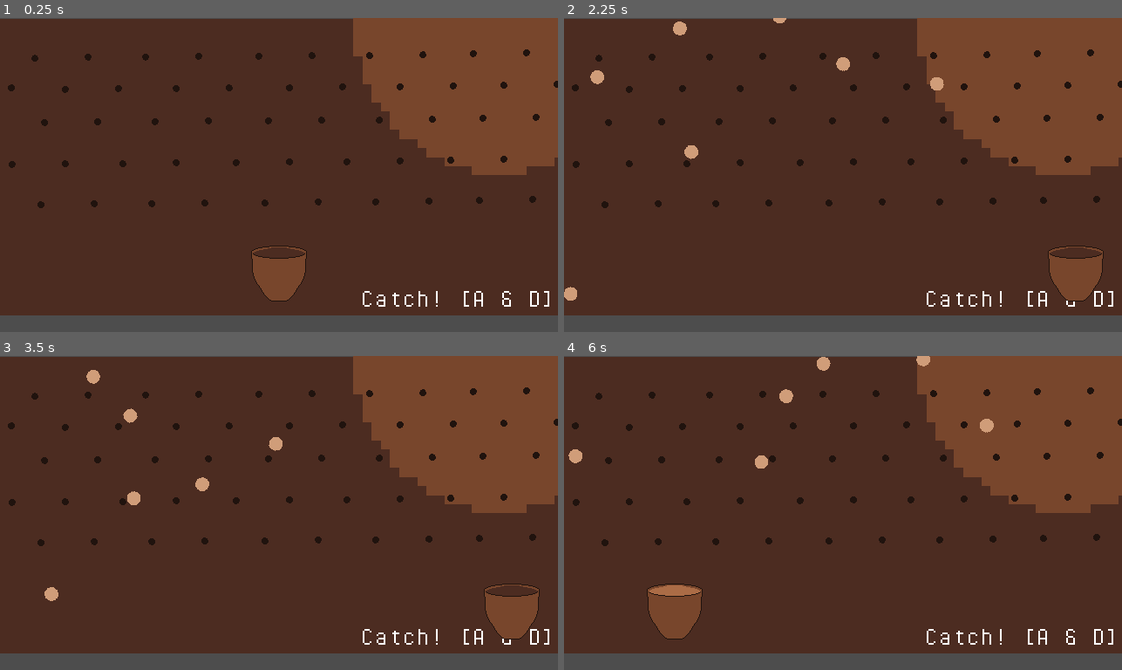
Above: before the commit, frames 1-4 (two rows, left to right).
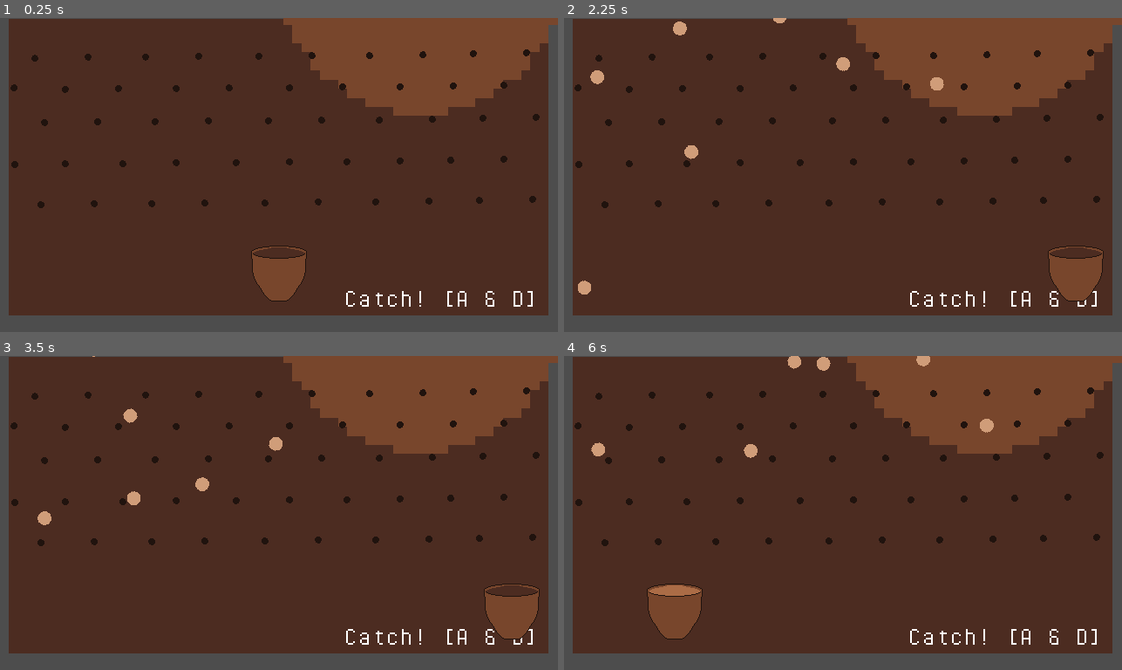
Above: after the commit, the same moments.

Repository: billbobphil/coffee-jam-2023
Game: Godot game, scene res://scenes/drip_coffee_mini_game.tscn
The game is run twice, just before and just after one commit, with the same random seed, the same clock (stepped at 60 frames per second) and the same inputs. This scene is started directly instead of the project's main scene.
Inputs (mouse positions are in pixels of both pictures, inside the frame that each line leads up to):
- Up to frame 1 (0.25 s): no input
- Up to frame 2 (2.25 s): tap Enter at 0.5 s; move the mouse to (965, 159) at 0.52 s; hold D (move_right) 0.53-1.28 s; tap Tab (change_camera) at 0.6 s; move the mouse to (731, 190) at 1.27 s; hold S (move_down) 1.28-2.03 s; tap Space (dash) at 1.35 s; move the mouse to (898, 105) at 2.02 s; hold D (move_right) from 2.03 s (still down); tap F (interact) at 2.1 s
- Up to frame 3 (3.5 s): move the mouse to (251, 575) at 2.77 s; release D (move_right) at 2.78 s; hold W (move_up) from 2.78 s (still down); tap Tab (change_camera) at 2.85 s
- Up to frame 4 (6 s): move the mouse to (1010, 560) at 3.52 s; release W (move_up) at 3.53 s; hold Space (dash) 3.53-4.28 s; hold A (move_left) 3.53-5.03 s; move the mouse to (675, 465) at 4.27 s; tap F (interact) at 4.35 s; move the mouse to (870, 513) at 5.02 s; hold S (move_down) 5.03-5.78 s; tap Tab (change_camera) at 5.1 s; move the mouse to (759, 434) at 5.77 s; hold D (move_right) from 5.78 s (still down); tap Space (dash) at 5.85 s

The runs differ from the first frame. In frame 1, 12% of the frame differs, in the area x 0-100%, y 0-95%; in frame 2, 12%; in frame 3, 12%; in frame 4, 12%.

Commit message:
Tweaks to walls of pachinko mini-game

Diff:
--- a/scenes/drip_coffee_mini_game.tscn
+++ b/scenes/drip_coffee_mini_game.tscn
@@ -20,6 +20,9 @@
 [sub_resource type="RectangleShape2D" id="RectangleShape2D_jfuiu"]
 size = Vector2(72, 639)
 
+[sub_resource type="RectangleShape2D" id="RectangleShape2D_2fj75"]
+size = Vector2(20, 351)
+
 [node name="DripCoffeeMiniGame" type="Node2D" node_paths=PackedStringArray("spawnPoints")]
 script = ExtResource("1_3gqi6")
 numberOfBallsRequired = 2
@@ -30,20 +33,20 @@
 
 [node name="Backdrop" type="Sprite2D" parent="."]
 modulate = Color(0.296875, 0.171875, 0.128906, 1)
-position = Vector2(320.5, 171)
-scale = Vector2(20.0313, 10.625)
+position = Vector2(319.5, 171)
+scale = Vector2(19.3437, 10.625)
 texture = ExtResource("2_i25f8")
 
 [node name="Backdrop2" type="Sprite2D" parent="."]
 modulate = Color(0.46875, 0.273438, 0.171875, 1)
-position = Vector2(573, 13)
+position = Vector2(482, -55)
 scale = Vector2(10.5, 10.4688)
 texture = ExtResource("2_144bq")
 
 [node name="Instructions" type="Label" parent="."]
-offset_left = 414.0
+offset_left = 395.0
 offset_top = 305.0
-offset_right = 638.0
+offset_right = 619.0
 offset_bottom = 340.0
 theme_override_fonts/font = ExtResource("6_5e2yp")
 theme_override_font_sizes/font_size = 32
@@ -131,11 +134,8 @@
 [node name="PachinkoNub9" parent="PachinkoThings/Row2" instance=ExtResource("1_w3hh1")]
 position = Vector2(543, 87)
 
-[node name="PachinkoNub10" parent="PachinkoThings/Row2" instance=ExtResource("1_w3hh1")]
-position = Vector2(604, 86)
-
 [node name="PachinkoNub11" parent="PachinkoThings/Row2" instance=ExtResource("1_w3hh1")]
-position = Vector2(-22, 90)
+position = Vector2(-19, 90)
 
 [node name="Row3" type="Node2D" parent="PachinkoThings"]
 position = Vector2(11, 28)
@@ -170,14 +170,11 @@
 [node name="PachinkoNub10" parent="PachinkoThings/Row3" instance=ExtResource("1_w3hh1")]
 position = Vector2(604, 86)
 
-[node name="PachinkoNub11" parent="PachinkoThings/Row3" instance=ExtResource("1_w3hh1")]
-position = Vector2(-22, 90)
-
 [node name="Row4" type="Node2D" parent="PachinkoThings"]
 position = Vector2(-26, 76)
 
 [node name="PachinkoNub" parent="PachinkoThings/Row4" instance=ExtResource("1_w3hh1")]
-position = Vector2(40, 92)
+position = Vector2(43, 92)
 
 [node name="PachinkoNub2" parent="PachinkoThings/Row4" instance=ExtResource("1_w3hh1")]
 position = Vector2(101, 91)
@@ -206,9 +203,6 @@
 [node name="PachinkoNub10" parent="PachinkoThings/Row4" instance=ExtResource("1_w3hh1")]
 position = Vector2(604, 86)
 
-[node name="PachinkoNub11" parent="PachinkoThings/Row4" instance=ExtResource("1_w3hh1")]
-position = Vector2(-22, 90)
-
 [node name="Row5" type="Node2D" parent="PachinkoThings"]
 position = Vector2(7, 122)
 
@@ -241,9 +235,6 @@
 
 [node name="PachinkoNub10" parent="PachinkoThings/Row5" instance=ExtResource("1_w3hh1")]
 position = Vector2(604, 86)
-
-[node name="PachinkoNub11" parent="PachinkoThings/Row5" instance=ExtResource("1_w3hh1")]
-position = Vector2(-22, 90)
 
 [node name="WorldBounds" type="Node2D" parent="."]
 
@@ -268,6 +259,24 @@
 [node name="CollisionShape2D" type="CollisionShape2D" parent="WorldBounds/Area2D3"]
 position = Vector2(764, 133)
 shape = SubResource("RectangleShape2D_jfuiu")
+
+[node name="StaticBody2D" type="StaticBody2D" parent="WorldBounds"]
+collision_layer = 2
+collision_mask = 2
+
+[node name="CollisionShape2D" type="CollisionShape2D" parent="WorldBounds/StaticBody2D"]
+position = Vector2(0, 165.5)
+shape = SubResource("RectangleShape2D_2fj75")
+debug_color = Color(0.341176, 0.615686, 0.25098, 0.419608)
+
+[node name="StaticBody2D2" type="StaticBody2D" parent="WorldBounds"]
+collision_layer = 2
+collision_mask = 2
+
+[node name="CollisionShape2D" type="CollisionShape2D" parent="WorldBounds/StaticBody2D2"]
+position = Vector2(639, 165)
+shape = SubResource("RectangleShape2D_2fj75")
+debug_color = Color(0.341176, 0.615686, 0.25098, 0.419608)
 
 [node name="SpawnPoints" type="Node2D" parent="."]
 position = Vector2(0, 29)
Not shown: 1 places in scenes/drip_coffee_mini_game.tscn that only renumber resources
